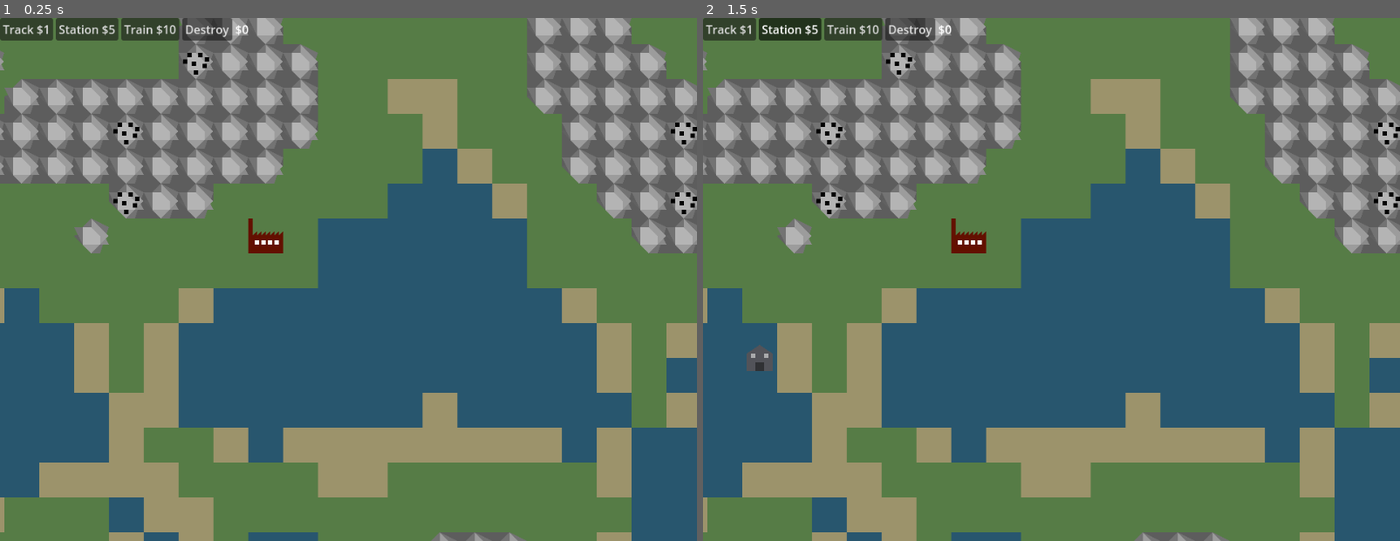
Above: before the commit, frames 1-2 (left to right).
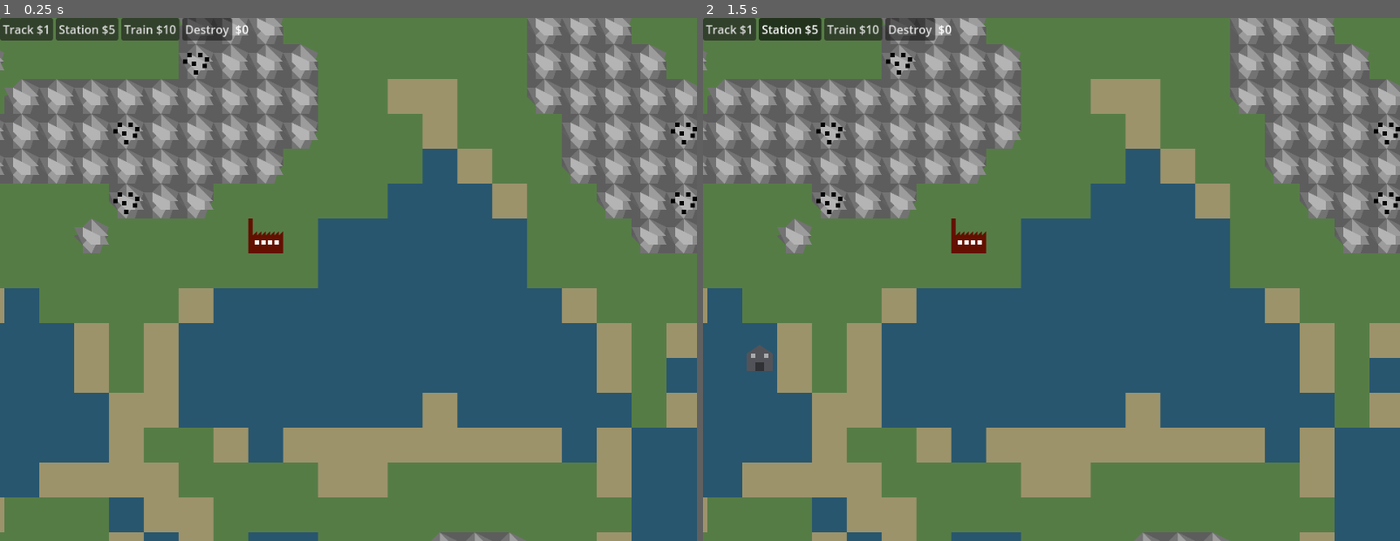
Above: after the commit, the same moments.

Repository: Godsmith/trainfinity3
Game: Godot game, scene res://scenes/overground.tscn
The game is run twice, just before and just after one commit, with the same random seed, the same clock (stepped at 60 frames per second) and the same inputs.
Inputs:
- Up to frame 1 (0.25 s): no input
- Up to frame 2 (1.5 s): click "Track $1" at 0.5 s; click "Station $5" at 1.25 s

The runs differ from the first frame. In frame 1, 1.1% of the frame differs, in the area x 0-100%, y 0-45%; in frame 2, 1.1%.

Commit message:
Improve look of mountains

Diff:
--- a/project.godot
+++ b/project.godot
@@ -11,7 +11,7 @@
 [application]
 
 config/name="Trainfinity"
-run/main_scene="uid://bdv5fulluq6xw"
+run/main_scene="uid://ceoib4xplu3v4"
 config/features=PackedStringArray("4.4", "Forward Plus")
 
 [debug]
--- a/scenes/wall.tscn
+++ b/scenes/wall.tscn
@@ -35,7 +35,7 @@
 
 [node name="Node2D" type="Polygon2D" parent="Node2D2"]
 color = Color(0.454524, 0.454524, 0.454524, 1)
-polygon = PackedVector2Array(-4, -4, 0, -8, 8, -4, 4, 8, 0, 8, -4, 4, -8, -4)
+polygon = PackedVector2Array(-4, -4, 0, -8, 8, -4, 4, 8, -4, 8, -4, 4, -8, -4)
 
 [node name="Node2D" type="Polygon2D" parent="Node2D2/Node2D"]
 color = Color(0.548963, 0.548963, 0.548962, 1)
@@ -43,8 +43,8 @@
 
 [node name="Node2D" type="Polygon2D" parent="Node2D2/Node2D/Node2D"]
 color = Color(0.61339, 0.61339, 0.61339, 1)
-polygon = PackedVector2Array(0, -4, 0, -8, 8, 0, 0, 8, -4, 4)
+polygon = PackedVector2Array(0, 0, 0, -8, 8, 0, 4, 0, 0, 8, -4, 4)
 
 [node name="Node2D" type="Polygon2D" parent="Node2D2/Node2D/Node2D/Node2D"]
 color = Color(0.707966, 0.707967, 0.707966, 1)
-polygon = PackedVector2Array(-4, -4, 0, -4, 4, 0, 4, 4, -4, 4)
+polygon = PackedVector2Array(-4, -4, 0.193491, -1.90325, 4, 0, 4, 4, 0, 4, -4, 0)
Not shown: 1 places in scenes/overground.tscn that only renumber resources
Not shown: 1 places in scenes/sand.tscn that only renumber resources
Not shown: 1 places in scenes/wall.tscn that only renumber resources
Not shown: 1 places in scenes/water.tscn that only renumber resources
